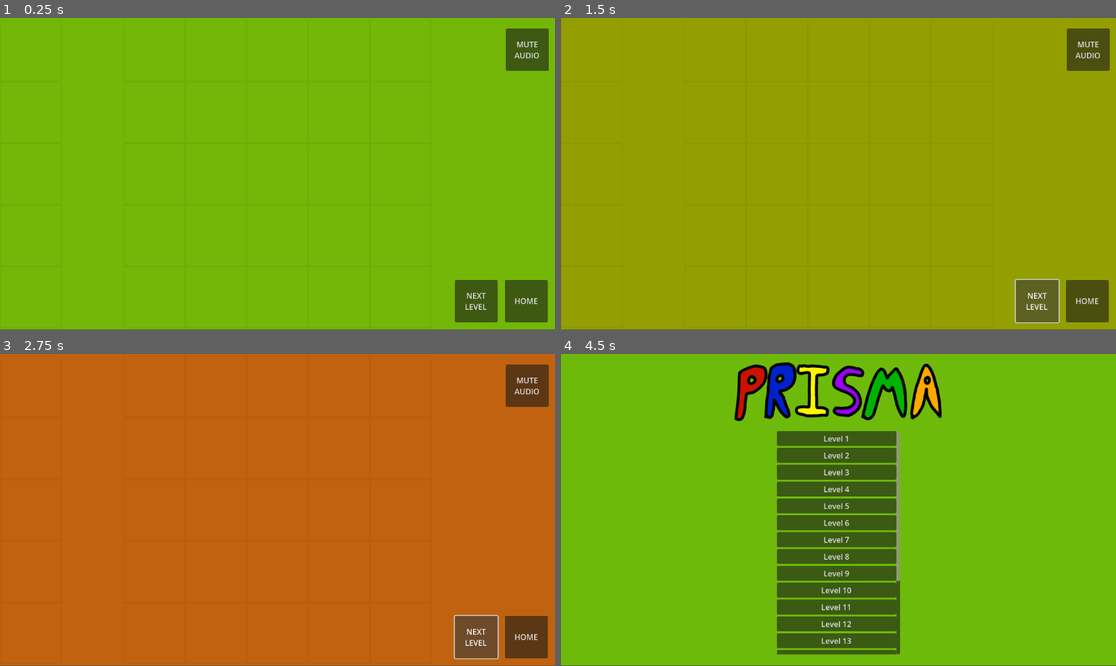
Above: before the commit, frames 1-4 (two rows, left to right).
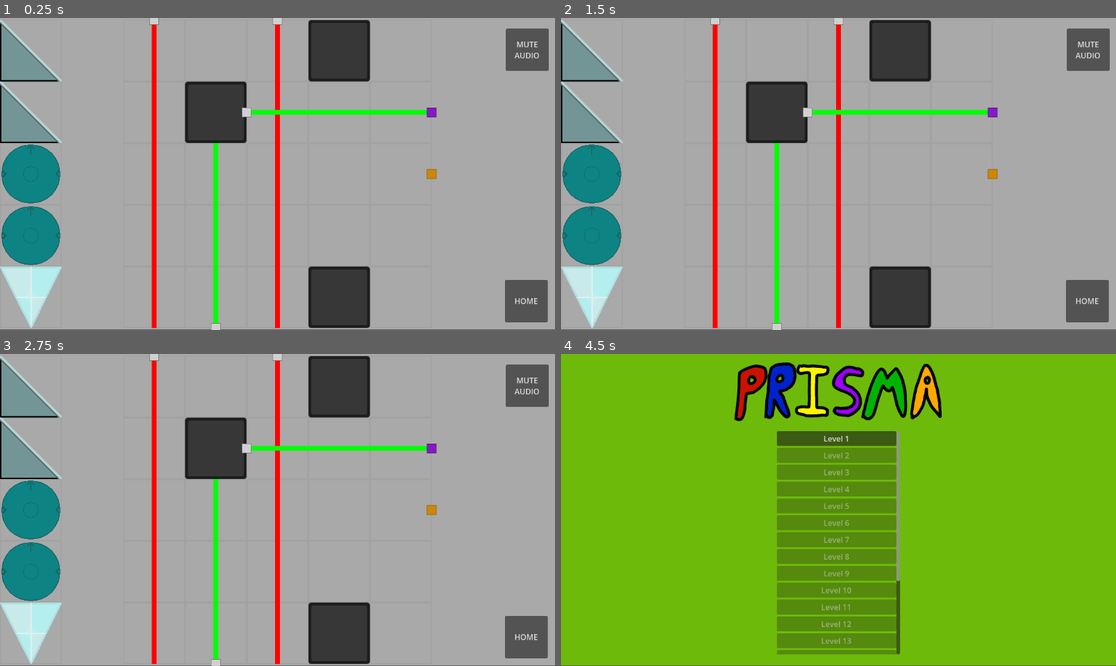
Above: after the commit, the same moments.

Repository: Phijo1/Prisma
Game: Godot game, scene res://levels/level19.tscn
Same seed, same stepped clock (60 frames per second), same inputs: the game is played once before the commit and once after it. This scene is started directly instead of the project's main scene. Sound files missing from this copy of the repository are replaced by a short silence.
Inputs (mouse positions are in pixels of both pictures, inside the frame that each line leads up to):
- Up to frame 1 (0.25 s): no input
- Up to frame 2 (1.5 s): click (1038, 301) at 0.5 s, where only the run before the commit has a clickable "NEXT LEVEL"; click (1038, 301) at 1.25 s, where only the run before the commit has a clickable "NEXT LEVEL"
- Up to frame 3 (2.75 s): click (477, 637) at 2 s, where only the run before the commit has a clickable "NEXT LEVEL"
- Up to frame 4 (4.5 s): click "HOME" at 2.75 s; click "Level 1" at 3.5 s; click "HOME" at 4.25 s

The runs differ from the first frame. In frame 1, 100% of the frame differs, in the area x 0-100%, y 0-100%; in frame 2, 100%; in frame 3, 100%; in frame 4, 13%.

Commit message:
almost there babyyyyyy

Diff:
--- a/audio_stream_player_2d.gd
+++ b/audio_stream_player_2d.gd
@@ -2,6 +2,8 @@
 
 var yippee = preload("res://sfx/yippee.mp3")
 var pickup = preload("res://sfx/pickup.wav")
+var putDown = preload("res://sfx/putDown.mp3")
+var celebrate = preload("res://sfx/new_song.mp3")
 # Called when the node enters the scene tree for the first time.
 func _ready() -> void:
 	pass # Replace with function body.
@@ -19,8 +21,19 @@
 		self.stream = yippee
 		self.play()
 
+func playCelebrate():
+	if CurrentLevel.mutedAudio == false:
+		self.stream = celebrate
+		self.play()
+
 func playPickup():
 	if CurrentLevel.mutedAudio == false:
 		self.stream = pickup
 		self.pitch_scale = self.pitch_scale + randf_range(-0.1,0.1)
 		self.play()
+
+func playPutDown():
+	if CurrentLevel.mutedAudio == false:
+		self.stream = putDown
+		self.pitch_scale = self.pitch_scale + randf_range(-0.1,0.0)
+		self.play()
--- a/combiner.gd
+++ b/combiner.gd
@@ -43,6 +43,7 @@
 			if (pickedUp == true) and (mouseOver == true):
 				pickedUp = false
 				%Sprite2D.rotation = spriteRotate
+				%AudioPlayer.playPutDown()
 				var areas = gridChecker.get_overlapping_areas()
 				if len(areas) > 1:
 					if areas[1].get_parent().has_method("empty_grid"):
--- a/filter.gd
+++ b/filter.gd
@@ -45,6 +45,7 @@
 			if (pickedUp == true) and (mouseOver == true):
 				pickedUp = false
 				%Sprite2D.rotation = spriteRotate
+				%AudioPlayer.playPutDown()
 				var areas = gridChecker.get_overlapping_areas()
 				if len(areas) > 1:
 					if areas[1].get_parent().has_method("empty_grid"):
--- a/level.gd
+++ b/level.gd
@@ -108,6 +108,9 @@
 
 	if win:
 		%ColorRect.won = true
+		if levelNumber == 20:
+			%AudioPlayer.playCelebrate()
+			return
 		%AudioPlayer.playYippee()
 		if (levelNumber > CurrentLevel.value):
 			CurrentLevel.value =  levelNumber
--- a/levels/level19.tscn
+++ b/levels/level19.tscn
@@ -1,11 +1,15 @@
-[gd_scene load_steps=7 format=3 uid="uid://if6xn622loew"]
+[gd_scene load_steps=11 format=3 uid="uid://if6xn622loew"]
 
 [ext_resource type="Script" uid="uid://frcp702o3bx" path="res://level.gd" id="1_nfa13"]
 [ext_resource type="Script" uid="uid://cawewskl8jt4h" path="res://color_rect.gd" id="2_f2ep2"]
 [ext_resource type="PackedScene" uid="uid://dieejrp8kpwab" path="res://empty_grid.tscn" id="3_0ilef"]
 [ext_resource type="PackedScene" uid="uid://b7yokb5iixl7i" path="res://menus/hud.tscn" id="4_0gtvn"]
+[ext_resource type="PackedScene" uid="uid://do10hshkcgjm" path="res://block.tscn" id="4_a4idl"]
 [ext_resource type="PackedScene" uid="uid://dnts7v2007dgu" path="res://sfx/AudioPlayer.tscn" id="5_a4idl"]
+[ext_resource type="PackedScene" uid="uid://dta3q7vfg4hxv" path="res://mirror.tscn" id="5_hofx2"]
 [ext_resource type="PackedScene" uid="uid://drpf67f4lhmdq" path="res://sfx/MusicPlayer.tscn" id="6_hofx2"]
+[ext_resource type="PackedScene" uid="uid://dd8km2o6vd228" path="res://combiner.tscn" id="6_ot6y0"]
+[ext_resource type="PackedScene" uid="uid://c3v2pel6k0shv" path="res://splitter.tscn" id="7_cfbvs"]
 
 [node name="Level" type="Node2D"]
 script = ExtResource("1_nfa13")
@@ -46,15 +50,19 @@
 
 [node name="EmptyGrid" parent="CanvasLayer/RayGrid" instance=ExtResource("3_0ilef")]
 layout_mode = 2
+source = [2, 1]
 
 [node name="EmptyGrid2" parent="CanvasLayer/RayGrid" instance=ExtResource("3_0ilef")]
 layout_mode = 2
 
 [node name="EmptyGrid3" parent="CanvasLayer/RayGrid" instance=ExtResource("3_0ilef")]
 layout_mode = 2
+source = [2, 1]
 
 [node name="EmptyGrid4" parent="CanvasLayer/RayGrid" instance=ExtResource("3_0ilef")]
 layout_mode = 2
+
+[node name="Block" parent="CanvasLayer/RayGrid/EmptyGrid4" instance=ExtResource("4_a4idl")]
 
 [node name="EmptyGrid5" parent="CanvasLayer/RayGrid" instance=ExtResource("3_0ilef")]
 layout_mode = 2
@@ -65,14 +73,18 @@
 [node name="EmptyGrid7" parent="CanvasLayer/RayGrid" instance=ExtResource("3_0ilef")]
 layout_mode = 2
 
+[node name="Block" parent="CanvasLayer/RayGrid/EmptyGrid7" instance=ExtResource("4_a4idl")]
+
 [node name="EmptyGrid8" parent="CanvasLayer/RayGrid" instance=ExtResource("3_0ilef")]
 layout_mode = 2
+source = [6, 4]
 
 [node name="EmptyGrid9" parent="CanvasLayer/RayGrid" instance=ExtResource("3_0ilef")]
 layout_mode = 2
 
 [node name="EmptyGrid10" parent="CanvasLayer/RayGrid" instance=ExtResource("3_0ilef")]
 layout_mode = 2
+dest = [5, 2]
 
 [node name="EmptyGrid11" parent="CanvasLayer/RayGrid" instance=ExtResource("3_0ilef")]
 layout_mode = 2
@@ -88,6 +100,7 @@
 
 [node name="EmptyGrid15" parent="CanvasLayer/RayGrid" instance=ExtResource("3_0ilef")]
 layout_mode = 2
+dest = [7, 2]
 
 [node name="EmptyGrid16" parent="CanvasLayer/RayGrid" instance=ExtResource("3_0ilef")]
 layout_mode = 2
@@ -109,12 +122,15 @@
 
 [node name="EmptyGrid22" parent="CanvasLayer/RayGrid" instance=ExtResource("3_0ilef")]
 layout_mode = 2
+source = [6, 3]
 
 [node name="EmptyGrid23" parent="CanvasLayer/RayGrid" instance=ExtResource("3_0ilef")]
 layout_mode = 2
 
 [node name="EmptyGrid24" parent="CanvasLayer/RayGrid" instance=ExtResource("3_0ilef")]
 layout_mode = 2
+
+[node name="Block" parent="CanvasLayer/RayGrid/EmptyGrid24" instance=ExtResource("4_a4idl")]
 
 [node name="EmptyGrid25" parent="CanvasLayer/RayGrid" instance=ExtResource("3_0ilef")]
 layout_mode = 2
@@ -134,17 +150,27 @@
 [node name="EmptyGrid" parent="CanvasLayer/PrismGrid" instance=ExtResource("3_0ilef")]
 layout_mode = 2
 
+[node name="Mirror" parent="CanvasLayer/PrismGrid/EmptyGrid" instance=ExtResource("5_hofx2")]
+
 [node name="EmptyGrid2" parent="CanvasLayer/PrismGrid" instance=ExtResource("3_0ilef")]
 layout_mode = 2
+
+[node name="Mirror" parent="CanvasLayer/PrismGrid/EmptyGrid2" instance=ExtResource("5_hofx2")]
 
 [node name="EmptyGrid3" parent="CanvasLayer/PrismGrid" instance=ExtResource("3_0ilef")]
 layout_mode = 2
 
+[node name="Combiner" parent="CanvasLayer/PrismGrid/EmptyGrid3" instance=ExtResource("6_ot6y0")]
+
 [node name="EmptyGrid4" parent="CanvasLayer/PrismGrid" instance=ExtResource("3_0ilef")]
 layout_mode = 2
 
+[node name="Combiner" parent="CanvasLayer/PrismGrid/EmptyGrid4" instance=ExtResource("6_ot6y0")]
+
 [node name="EmptyGrid5" parent="CanvasLayer/PrismGrid" instance=ExtResource("3_0ilef")]
 layout_mode = 2
+
+[node name="Splitter" parent="CanvasLayer/PrismGrid/EmptyGrid5" instance=ExtResource("7_cfbvs")]
 
 [node name="HUD" parent="." instance=ExtResource("4_0gtvn")]
 
--- a/levels/level20.tscn
+++ b/levels/level20.tscn
@@ -1,10 +1,13 @@
-[gd_scene load_steps=7 format=3 uid="uid://c1ibk84rrwin1"]
+[gd_scene load_steps=10 format=3 uid="uid://c1ibk84rrwin1"]
 
 [ext_resource type="Script" uid="uid://frcp702o3bx" path="res://level.gd" id="1_4cabf"]
 [ext_resource type="Script" uid="uid://cawewskl8jt4h" path="res://color_rect.gd" id="2_n24p4"]
 [ext_resource type="PackedScene" uid="uid://dieejrp8kpwab" path="res://empty_grid.tscn" id="3_qc6k0"]
 [ext_resource type="PackedScene" uid="uid://b7yokb5iixl7i" path="res://menus/hud.tscn" id="4_4f5gp"]
+[ext_resource type="PackedScene" uid="uid://do10hshkcgjm" path="res://block.tscn" id="4_n24p4"]
 [ext_resource type="PackedScene" uid="uid://dnts7v2007dgu" path="res://sfx/AudioPlayer.tscn" id="5_g1vok"]
+[ext_resource type="PackedScene" uid="uid://c3v2pel6k0shv" path="res://splitter.tscn" id="5_qc6k0"]
+[ext_resource type="PackedScene" uid="uid://dta3q7vfg4hxv" path="res://mirror.tscn" id="6_4f5gp"]
 [ext_resource type="PackedScene" uid="uid://drpf67f4lhmdq" path="res://sfx/MusicPlayer.tscn" id="6_gn6m0"]
 
 [node name="Level" type="Node2D"]
@@ -52,6 +55,7 @@
 
 [node name="EmptyGrid3" parent="CanvasLayer/RayGrid" instance=ExtResource("3_qc6k0")]
 layout_mode = 2
+source = [5, 1]
 
 [node name="EmptyGrid4" parent="CanvasLayer/RayGrid" instance=ExtResource("3_qc6k0")]
 layout_mode = 2
@@ -80,11 +84,15 @@
 [node name="EmptyGrid12" parent="CanvasLayer/RayGrid" instance=ExtResource("3_qc6k0")]
 layout_mode = 2
 
+[node name="Block" parent="CanvasLayer/RayGrid/EmptyGrid12" instance=ExtResource("4_n24p4")]
+
 [node name="EmptyGrid13" parent="CanvasLayer/RayGrid" instance=ExtResource("3_qc6k0")]
 layout_mode = 2
 
 [node name="EmptyGrid14" parent="CanvasLayer/RayGrid" instance=ExtResource("3_qc6k0")]
 layout_mode = 2
+
+[node name="Block" parent="CanvasLayer/RayGrid/EmptyGrid14" instance=ExtResource("4_n24p4")]
 
 [node name="EmptyGrid15" parent="CanvasLayer/RayGrid" instance=ExtResource("3_qc6k0")]
 layout_mode = 2
@@ -94,12 +102,14 @@
 
 [node name="EmptyGrid17" parent="CanvasLayer/RayGrid" instance=ExtResource("3_qc6k0")]
 layout_mode = 2
+dest = [3, 1]
 
 [node name="EmptyGrid18" parent="CanvasLayer/RayGrid" instance=ExtResource("3_qc6k0")]
 layout_mode = 2
 
 [node name="EmptyGrid19" parent="CanvasLayer/RayGrid" instance=ExtResource("3_qc6k0")]
 layout_mode = 2
+dest = [2, 1]
 
 [node name="EmptyGrid20" parent="CanvasLayer/RayGrid" instance=ExtResource("3_qc6k0")]
 layout_mode = 2
@@ -112,6 +122,7 @@
 
 [node name="EmptyGrid23" parent="CanvasLayer/RayGrid" instance=ExtResource("3_qc6k0")]
 layout_mode = 2
+source = [3, 3]
 
 [node name="EmptyGrid24" parent="CanvasLayer/RayGrid" instance=ExtResource("3_qc6k0")]
 layout_mode = 2
@@ -134,14 +145,22 @@
 [node name="EmptyGrid" parent="CanvasLayer/PrismGrid" instance=ExtResource("3_qc6k0")]
 layout_mode = 2
 
+[node name="Splitter" parent="CanvasLayer/PrismGrid/EmptyGrid" instance=ExtResource("5_qc6k0")]
+
 [node name="EmptyGrid2" parent="CanvasLayer/PrismGrid" instance=ExtResource("3_qc6k0")]
 layout_mode = 2
+
+[node name="Mirror" parent="CanvasLayer/PrismGrid/EmptyGrid2" instance=ExtResource("6_4f5gp")]
 
 [node name="EmptyGrid3" parent="CanvasLayer/PrismGrid" instance=ExtResource("3_qc6k0")]
 layout_mode = 2
 
+[node name="Mirror" parent="CanvasLayer/PrismGrid/EmptyGrid3" instance=ExtResource("6_4f5gp")]
+
 [node name="EmptyGrid4" parent="CanvasLayer/PrismGrid" instance=ExtResource("3_qc6k0")]
 layout_mode = 2
+
+[node name="Mirror" parent="CanvasLayer/PrismGrid/EmptyGrid4" instance=ExtResource("6_4f5gp")]
 
 [node name="EmptyGrid5" parent="CanvasLayer/PrismGrid" instance=ExtResource("3_qc6k0")]
 layout_mode = 2
--- a/mirror.gd
+++ b/mirror.gd
@@ -40,6 +40,7 @@
 			if (pickedUp == true) and (mouseOver == true):
 				pickedUp = false
 				%Sprite2D.rotation = spriteRotate
+				%AudioPlayer.playPutDown()
 				var areas = gridChecker.get_overlapping_areas()
 				if len(areas) > 1:
 					if areas[1].get_parent().has_method("empty_grid"):
--- a/sfx/music_player.gd
+++ b/sfx/music_player.gd
@@ -22,4 +22,4 @@
 	self.play(CurrentLevel.musicPos)
 
 func _on_finished() -> void:
-	self.play()
+	self.play(0.0)
--- a/splitter.gd
+++ b/splitter.gd
@@ -41,6 +41,7 @@
 			if (pickedUp == true) and (mouseOver == true):
 				pickedUp = false
 				%Sprite2D.rotation = spriteRotate
+				%AudioPlayer.playPutDown()
 				var areas = gridChecker.get_overlapping_areas()
 				if len(areas) > 1:
 					if areas[1].get_parent().has_method("empty_grid"):
Not shown, added: sfx/new_song.mp3.import
Not shown, added: sfx/putDown.mp3.import
Not shown, added: sfx/putDown.wav.import
Not shown, added: sfx/new_song.mp3
Not shown, added: sfx/putDown.mp3
Not shown, added: sfx/putDown.wav
